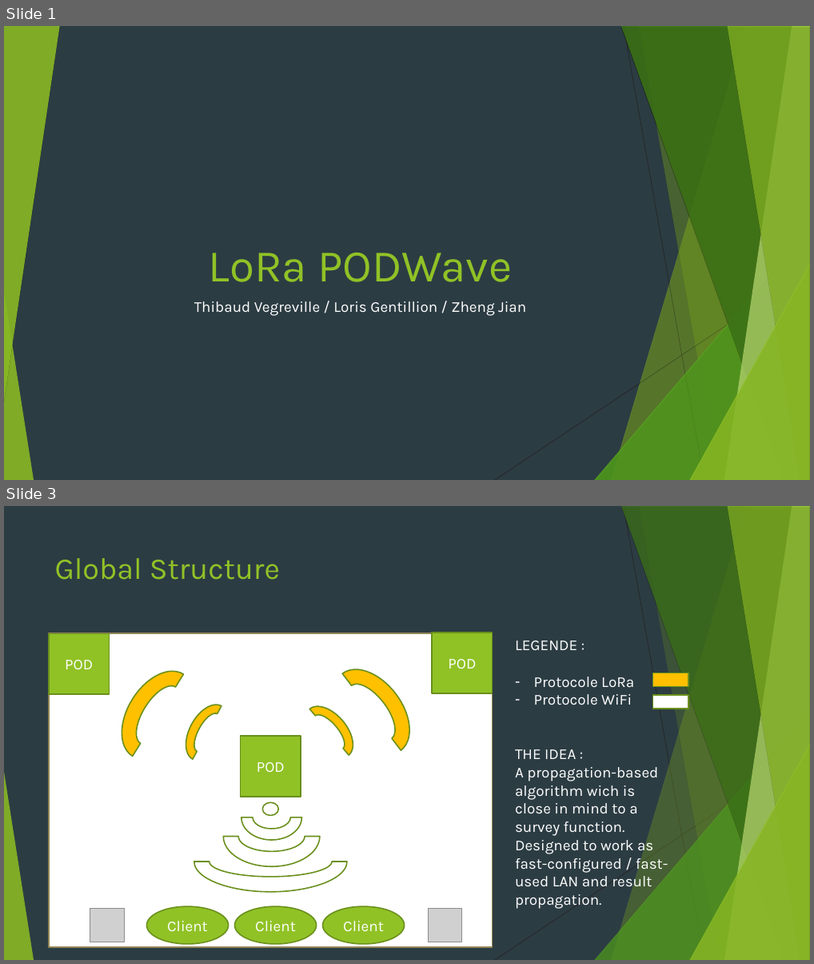
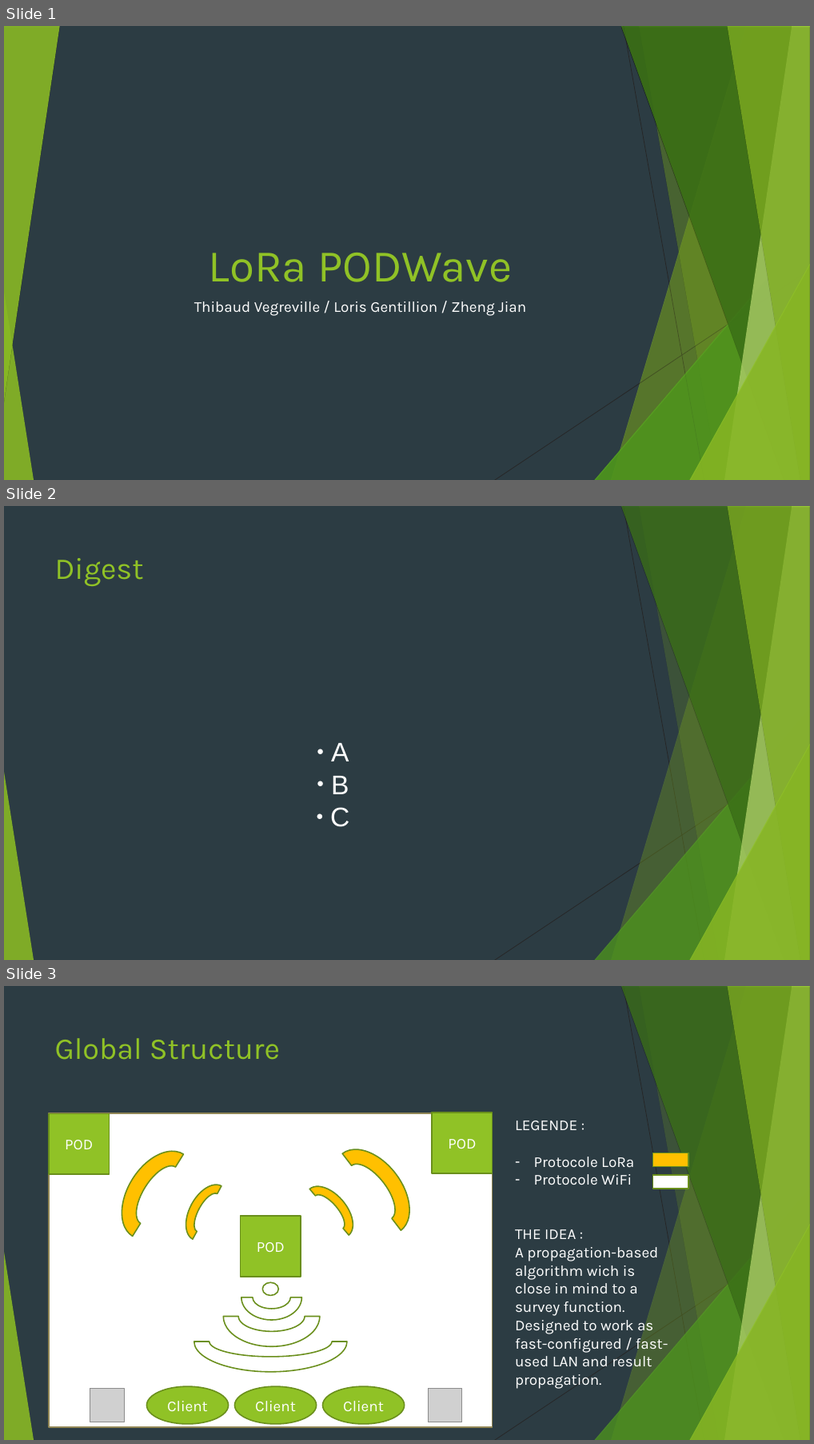
Before and after one commit to Shadsa/LoRaPODWave, a slide deck: final-presentation.odp. Shown one above the other, each under a label of ours: slides 1 and 3 before the commit, slides 1, 2 and 3 after it; the slides between them are not shown. The pictures are 814x964 and 814x1444 pixels, drawn with LibreOffice and Linux fonts; fonts in the diff are those of the drawing; grey boxes stand for pictures. Boxes give left, top, right and bottom in pixels: in the first picture for what was removed or moved away, otherwise in the second. Text is boxed around its words. In the diff, an @@ line names an element or a change of style, - is before the commit and + after.

```diff
--- a/final-presentation.odp
+++ b/final-presentation.odp
@@ slide 2 added at bbox=[4, 506, 810, 960], background #2C3C43; not listed: 10 template elements that a slide beside it also shows @@
@@ title added at bbox=[55, 558, 144, 586], 36 pt, text #90C226 @@
+Digest
@@ text added at bbox=[330, 743, 350, 827], 32 pt, text #FFFFFF @@
+● A
+● B
+● C
```
Also in this commit, not shown: 3 other slides added, 4 other files.
